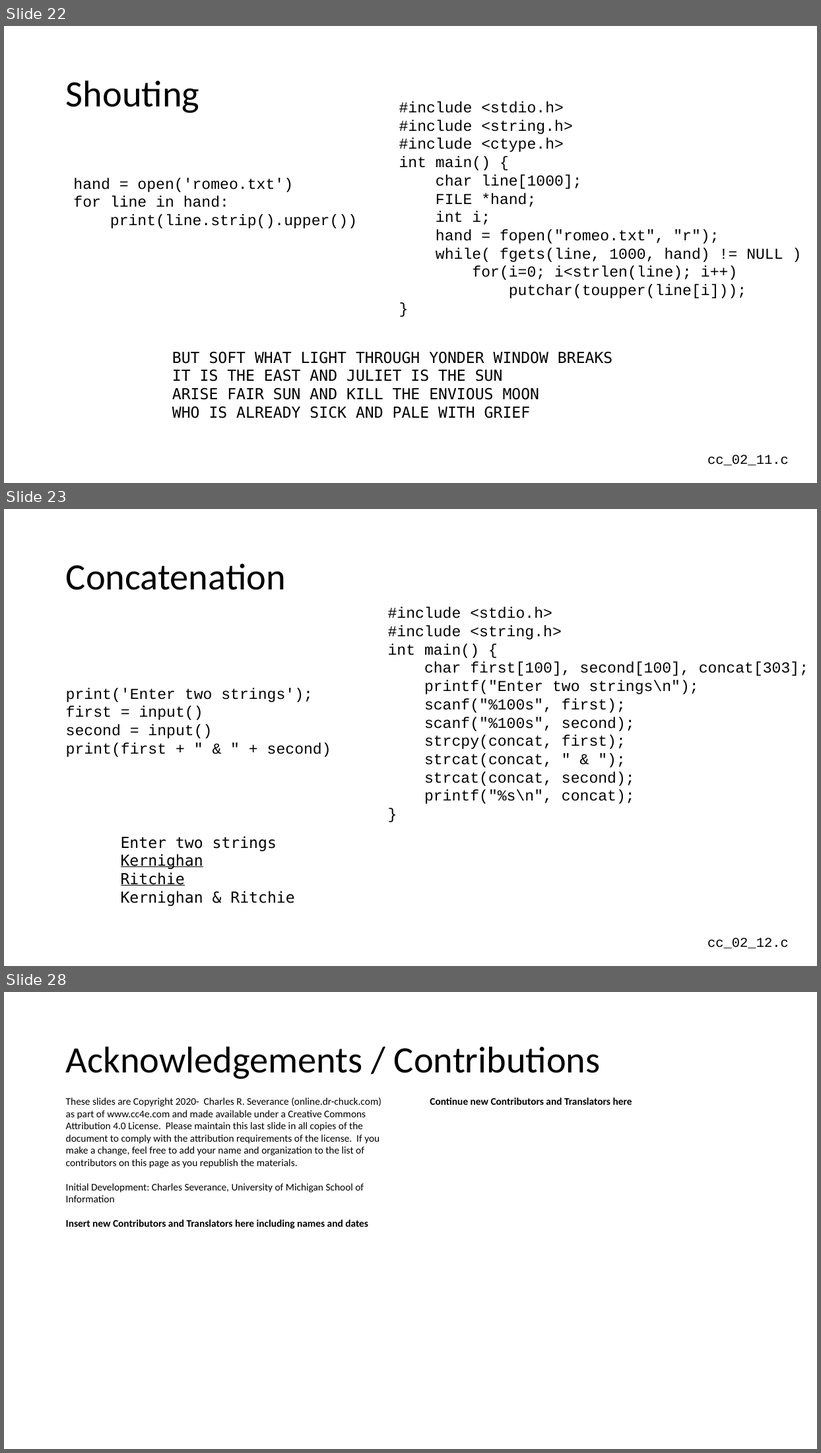
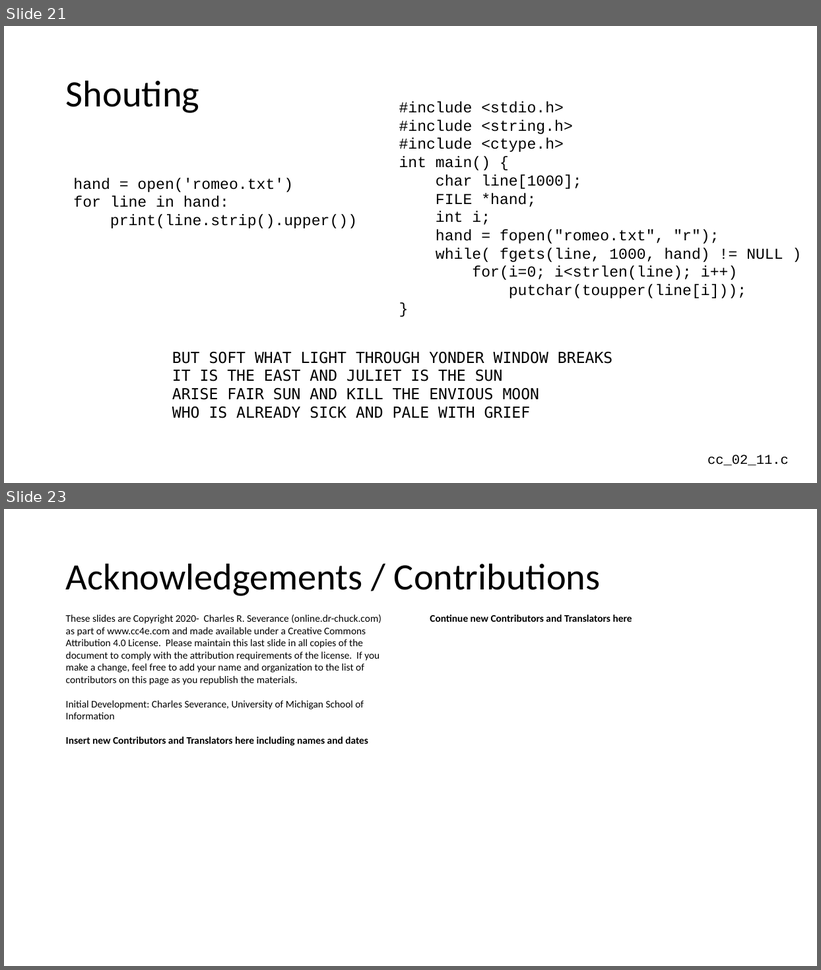
Before and after one commit to csev/cc4e, a slide deck: lectures/CC-02-Python.pptx. Shown one above the other, each under a label of ours: slides 22, 23 and 28 before the commit, slides 21 and 23 after it; the slides between them are not shown. The pictures are 821x1453 and 821x970 pixels, drawn with LibreOffice and Linux fonts; fonts in the diff are those of the drawing. Boxes give left, top, right and bottom in pixels: in the first picture for what was removed or moved away, otherwise in the second. Text is boxed around its words. In the diff, an @@ line names an element or a change of style, - is before the commit and + after.

```diff
--- a/lectures/CC-02-Python.pptx
+++ b/lectures/CC-02-Python.pptx
@@ slide 23 removed at box(4, 509, 817, 966), background #FFFFFF @@
@@ title removed at box(66, 564, 286, 590) @@
-Concatenation
@@ text removed at box(388, 607, 809, 804) @@
-#include <stdio.h>
-#include <string.h>
-int main() {
-char first[100], second[100], concat[303];
-printf("Enter two strings\n");
-scanf("%100s", first);
-scanf("%100s", second);
-strcpy(concat, first);
-strcat(concat, " & ");
-strcat(concat, second);
-printf("%s\n", concat);
-}
@@ text removed at box(66, 688, 331, 757) @@
-print('Enter two strings');
-first = input()
-second = input()
-print(first + " & " + second)
@@ text removed at box(121, 836, 294, 906) @@
-Enter two strings
-Kernighan
-Ritchie
-Kernighan & Ritchie
@@ text removed at box(708, 938, 789, 949) @@
-cc_02_12.c
@@ what was slide 22 is now slide 21 @@
@@ what was slide 28 is now slide 23 @@
```
Also in this commit, not shown: 2 slides changed, 4 other slides removed, 5 other files.
